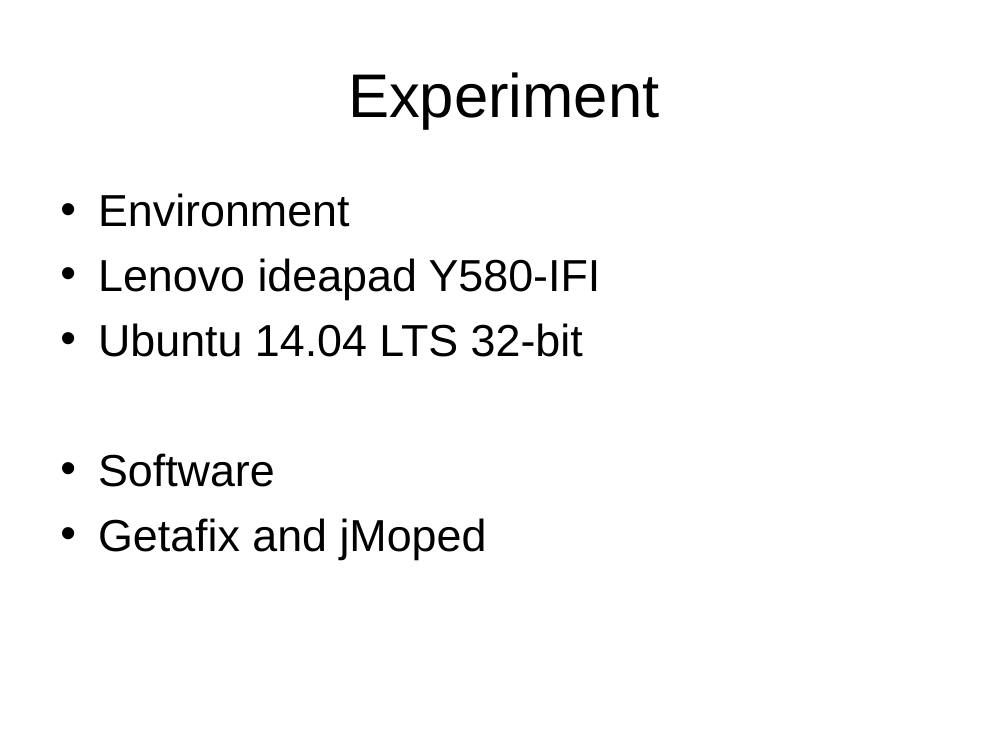
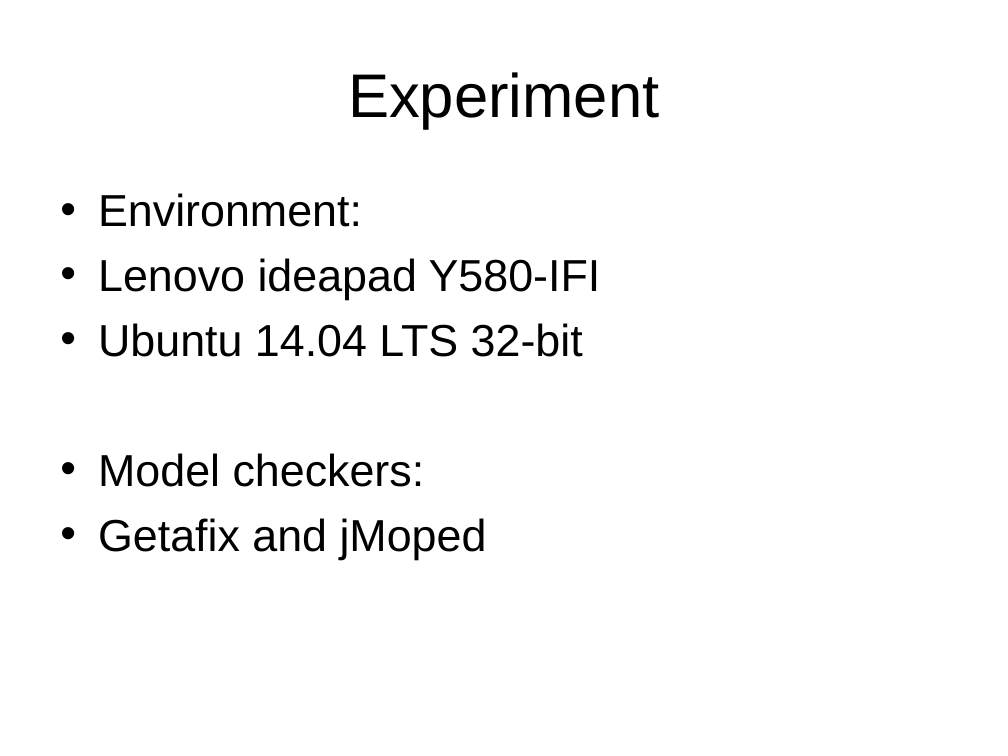
Before and after one commit to chenjiia/Thesis, a slide deck: slide 18 of thesis_presentation/presentation.ppt. Drawn at 1008x756 pixels with LibreOffice and Linux fonts; fonts in the diff are those of the drawing. Boxes give left, top, right and bottom in pixels: in the first picture for what was removed or moved away, otherwise in the second. Text is boxed around its words. In the diff, an @@ line names an element or a change of style, - is before the commit and + after.

```diff
--- a/thesis_presentation/presentation.ppt
+++ b/thesis_presentation/presentation.ppt
@@ text at box(98, 193, 362, 227): text changed @@
-• Environment
+• Environment:
@@ text at box(98, 453, 425, 487): text changed @@
-• Software
+• Model checkers:
```
Also in this commit, not shown: 7 other slides changed, 2 other files.
